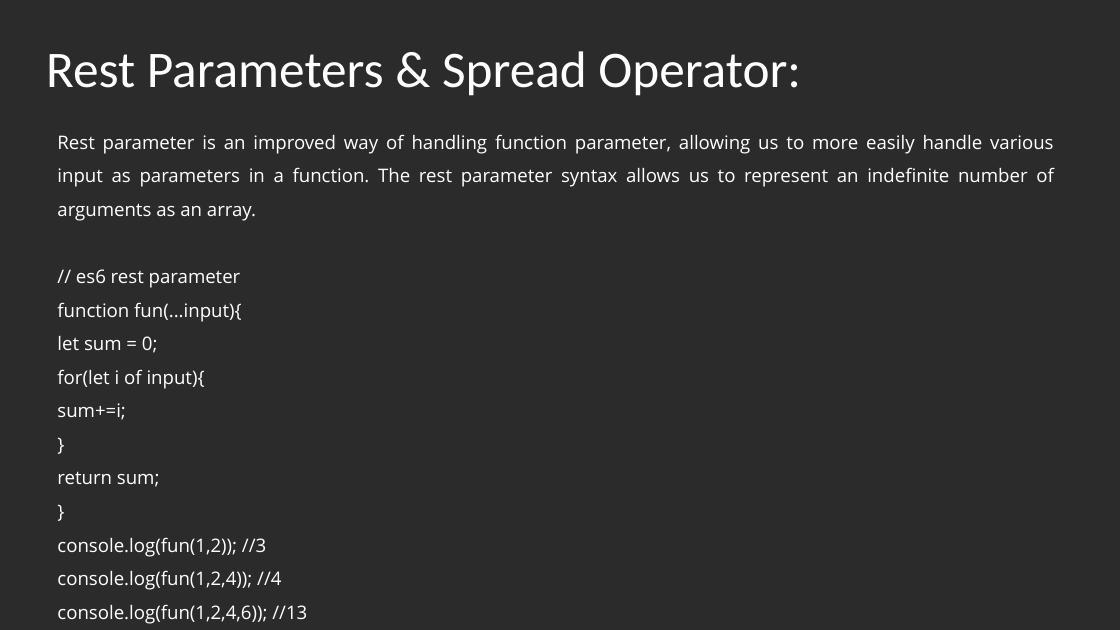
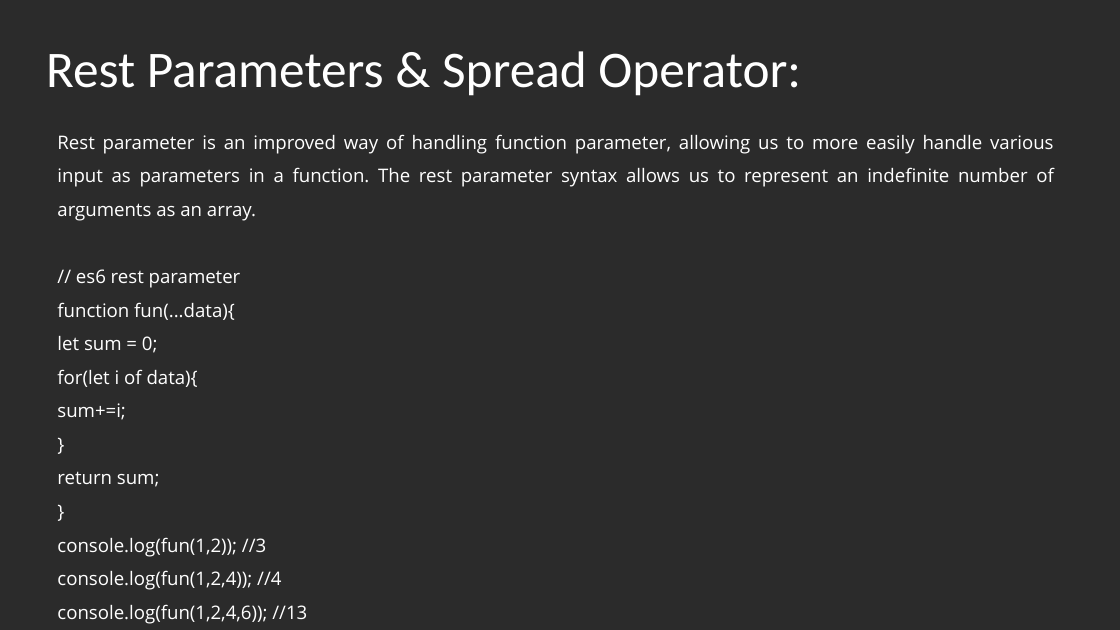
Before and after one commit to srinivasVelamala/HTML5AdvJSReact, a slide deck: slide 13 of AdvanceJSandTS/AdvJSandTS.pptx. Drawn at 1120x630 pixels with LibreOffice and Linux fonts; fonts in the diff are those of the drawing; background and template pictures are left out; a plain dark background stands for a picture behind light text. Boxes give left, top, right and bottom in pixels: in the first picture for what was removed or moved away, otherwise in the second. Text is boxed around its words. In the diff, an @@ line names an element or a change of style, - is before the commit and + after.

```diff
--- a/AdvanceJSandTS/AdvJSandTS.pptx
+++ b/AdvanceJSandTS/AdvJSandTS.pptx
@@ text at (57,302,235,320): text changed @@
-function fun(...input){
+function fun(...data){
@@ text at (57,369,198,387): text changed @@
-for(let i of input){
+for(let i of data){
```
Also in this commit, not shown: 2 other slides changed, 10 other files.
